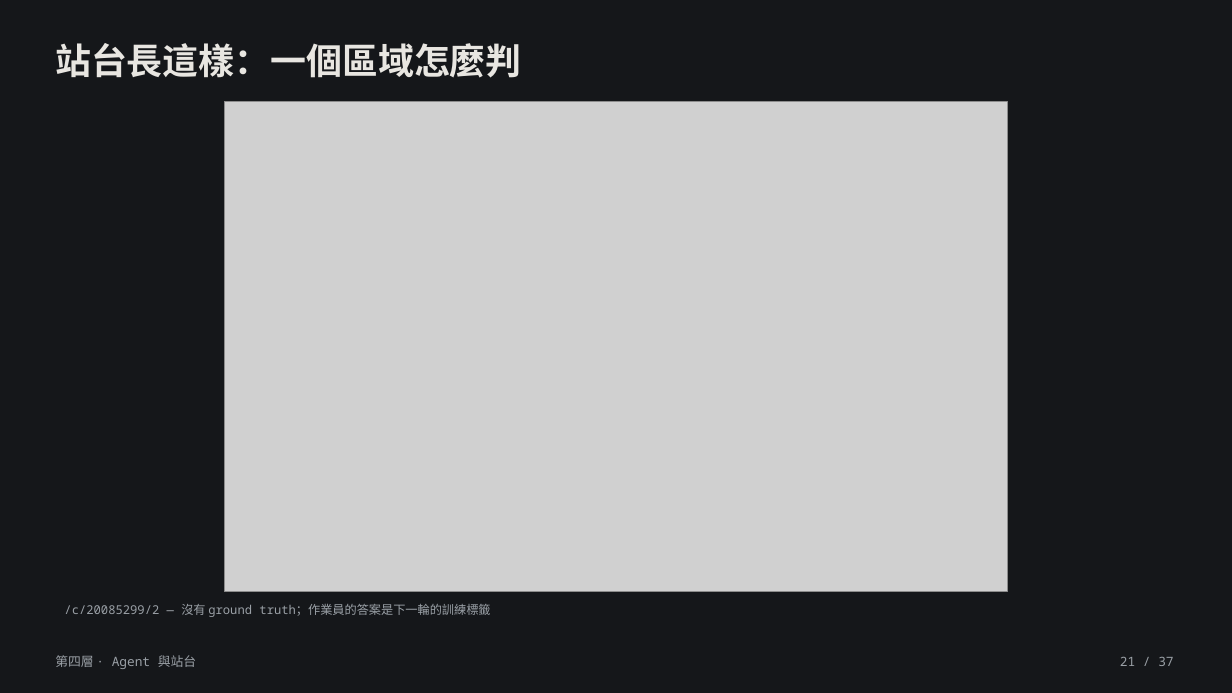
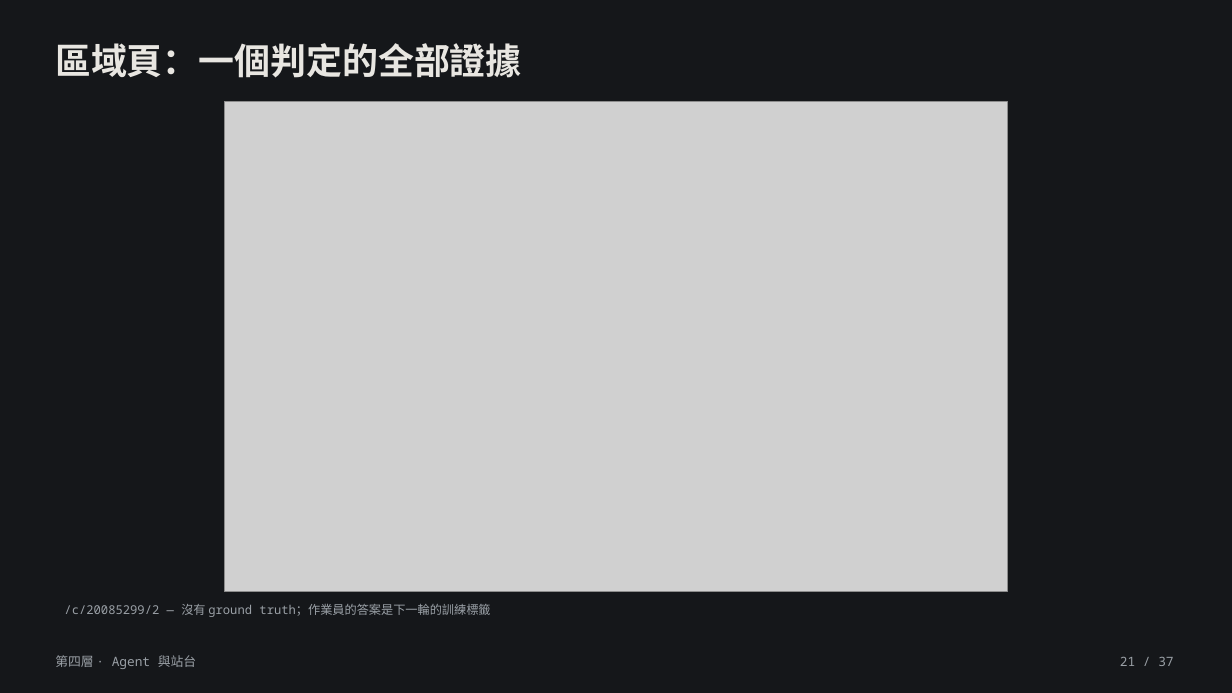
Before and after one commit to lin891020/aoi-agent, a slide deck: slide 21 of docs/deck/aoi-agent-journey.zh-TW.pptx. Drawn at 1232x693 pixels with LibreOffice and Linux fonts; fonts in the diff are those of the drawing; grey boxes stand for pictures. Boxes give left, top, right and bottom in pixels: in the first picture for what was removed or moved away, otherwise in the second. Text is boxed around its words. In the diff, an @@ line names an element or a change of style, - is before the commit and + after.

```diff
--- a/docs/deck/aoi-agent-journey.zh-TW.pptx
+++ b/docs/deck/aoi-agent-journey.zh-TW.pptx
@@ text at [55, 43, 522, 78]: text changed @@
-站台長這樣：一個區域怎麼判
+區域頁：一個判定的全部證據
```
Also in this commit, not shown: 19 other slides changed, 4 other files.
